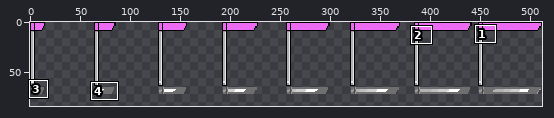
One commit to this sprite sheet: dat/tilesets/default/misc/flags.png. Above, an overview of the earlier version with the close-up marked.
Close-up. First the earlier version:
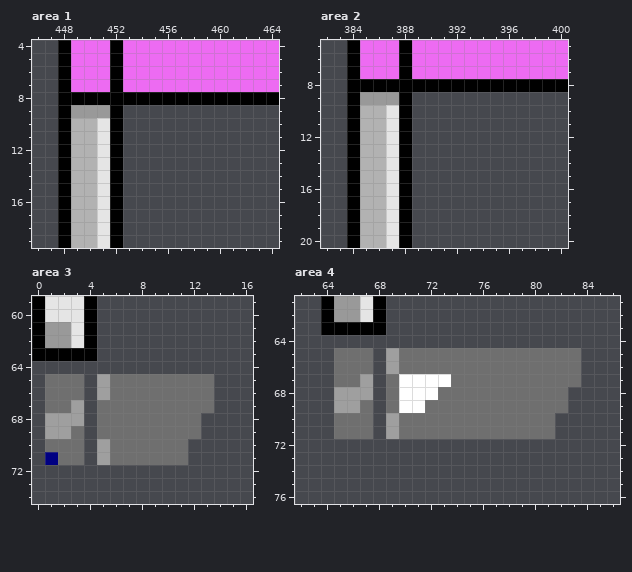
The file is 512x128 pixels. Colours within 5 levels of each other are drawn and written as one. Shown: area 1: x 446..464, y 4..19; area 2: x 382..400, y 5..20; area 3: x 0..16, y 59..74; area 4: x 62..86, y 61..76. The wide view leaves out empty margins. The commit also changed other parts of the picture, which this record leaves out.
Now the later version:
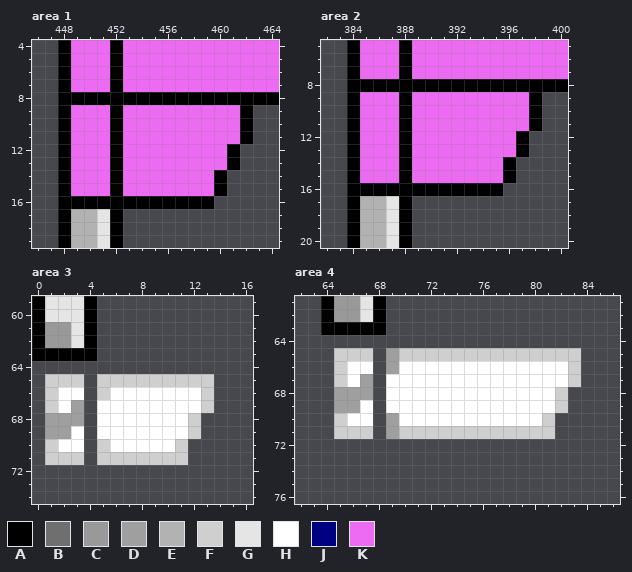
Palette (. is transparent): A #000000  B #6f6f6f  C #999999  D #9f9f9f  E #b2b2b2  F #cfcfcf  G #e5e5e5  H #ffffff  J #000082  K #ed6bf2
Edits made:
--- area 1
@@ x 446..464 @@
  8 ..AAAAAAAAAAAAAAAAA
- 9 ..ACCCA............
-10 ..AEEGA............
-11 ..AEEGA............
-12 ..AEEGA............
-13 ..AEEGA............
-14 ..AEEGA............
-15 ..AEEGA............
-16 ..AEEGA............
+ 9 ..AKKKAKKKKKKKKKA..
+10 ..AKKKAKKKKKKKKKA..
+11 ..AKKKAKKKKKKKKKA..
+12 ..AKKKAKKKKKKKKA...
+13 ..AKKKAKKKKKKKKA...
+14 ..AKKKAKKKKKKKA....
+15 ..AKKKAKKKKKKKA....
+16 ..AAAAAAAAAAAA.....
 17 ..AEEGA............
--- area 2
@@ x 382..400 @@
  8 ..AAAAAAAAAAAAAAAAA
- 9 ..ACCCA............
-10 ..AEEGA............
-11 ..AEEGA............
-12 ..AEEGA............
-13 ..AEEGA............
-14 ..AEEGA............
-15 ..AEEGA............
-16 ..AEEGA............
+ 9 ..AKKKAKKKKKKKKKA..
+10 ..AKKKAKKKKKKKKKA..
+11 ..AKKKAKKKKKKKKKA..
+12 ..AKKKAKKKKKKKKA...
+13 ..AKKKAKKKKKKKKA...
+14 ..AKKKAKKKKKKKA....
+15 ..AKKKAKKKKKKKA....
+16 ..AAAAAAAAAAAA.....
 17 ..AEEGA............
--- area 3
@@ x 0..16 @@
 64 .................
-65 .BBB.DBBBBBBBB...
-66 .BBB.DBBBBBBBB...
-67 .BBD.BBBBBBBBB...
-68 .DDD.BBBBBBBB....
-69 .DDB.BBBBBBBB....
-70 .BBB.DBBBBBB.....
-71 .JBB.DBBBBBB.....
+65 .FFF.FFFFFFFFF...
+66 .FHH.FHHHHHHHF...
+67 .FHD.HHHHHHHHF...
+68 .DDD.HHHHHHHF....
+69 .DDH.HHHHHHHF....
+70 .FHH.FHHHHHF.....
+71 .FFF.FFFFFFF.....
 72 .................
--- area 4
@@ x 62..86 @@
 64 .........................
-65 ...BBB.DBBBBBBBBBBBBBB...
-66 ...BBB.DBBBBBBBBBBBBBB...
-67 ...BBD.BHHHHBBBBBBBBBB...
-68 ...DDD.BHHHBBBBBBBBBB....
-69 ...DDB.BHHBBBBBBBBBBB....
-70 ...BBB.DBBBBBBBBBBBB.....
-71 ...BBB.DBBBBBBBBBBBB.....
+65 ...FFF.DFFFFFFFFFFFFFF...
+66 ...FHH.DHHHHHHHHHHHHHF...
+67 ...FHD.HHHHHHHHHHHHHHF...
+68 ...DDD.HHHHHHHHHHHHHF....
+69 ...DDH.HHHHHHHHHHHHHF....
+70 ...FHH.DHHHHHHHHHHHF.....
+71 ...FFF.DFFFFFFFFFFFF.....
 72 .........................
